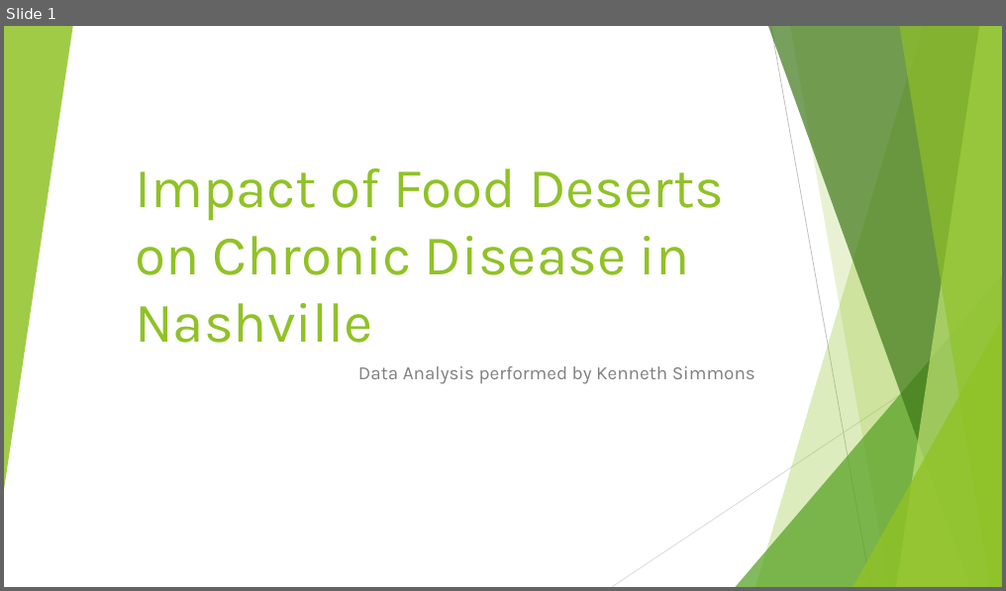
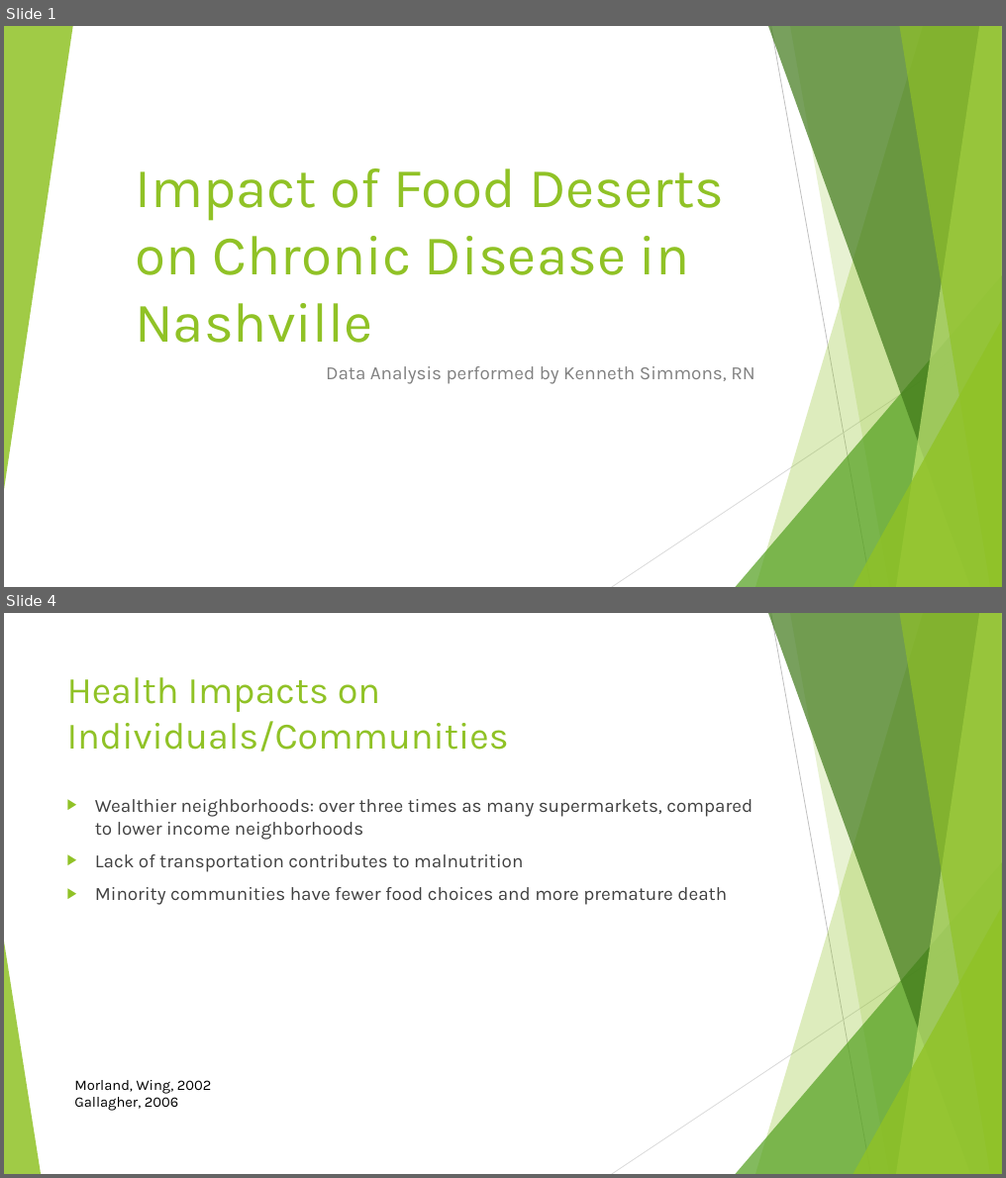
Before and after one commit to latestnight/capstone, a slide deck: food_desert_pp.pptx. Shown one above the other, each under a label of ours: slide 1 before the commit, slides 1 and 4 after it; the slides between them are not shown. The pictures are 1006x591 and 1006x1178 pixels, drawn with LibreOffice and Linux fonts; fonts in the diff are those of the drawing. Boxes give left, top, right and bottom in pixels: in the first picture for what was removed or moved away, otherwise in the second. Text is boxed around its words. In the diff, an @@ line names an element or a change of style, - is before the commit and + after.

```diff
--- a/food_desert_pp.pptx
+++ b/food_desert_pp.pptx
@@ slide 4 added at (x1=4, y1=613, x2=1002, y2=1174), background #FFFFFF; not listed: 9 template elements that a slide beside it also shows @@
@@ title added at (x1=67, y1=677, x2=509, y2=752), 36 pt, text #90C226 @@
+Health Impacts on Individuals/Communities
@@ text added at (x1=95, y1=799, x2=752, y2=905), 18 pt, text #404040 @@
+▶ Wealthier neighborhoods: over three times as many supermarkets, compared to lower income neighborhoods
+▶ Lack of transportation contributes to malnutrition
+▶ Minority communities have fewer food choices and more premature death
@@ triangle added at (x1=4, y1=942, x2=41, y2=1174), fill #90C226 at 85% opacity @@
@@ text added at (x1=74, y1=1080, x2=212, y2=1111), 14 pt, text #000000 @@
+Morland, Wing, 2002
+Gallagher, 2006
@@ slide 1 changed as well @@
@@ subtitle at (x1=326, y1=367, x2=754, y2=384): text changed @@
-Data Analysis performed by Kenneth Simmons
+Data Analysis performed by Kenneth Simmons, RN
```
Also in this commit, not shown: 2 other slides changed, 13 other slides added, 18 other files.
